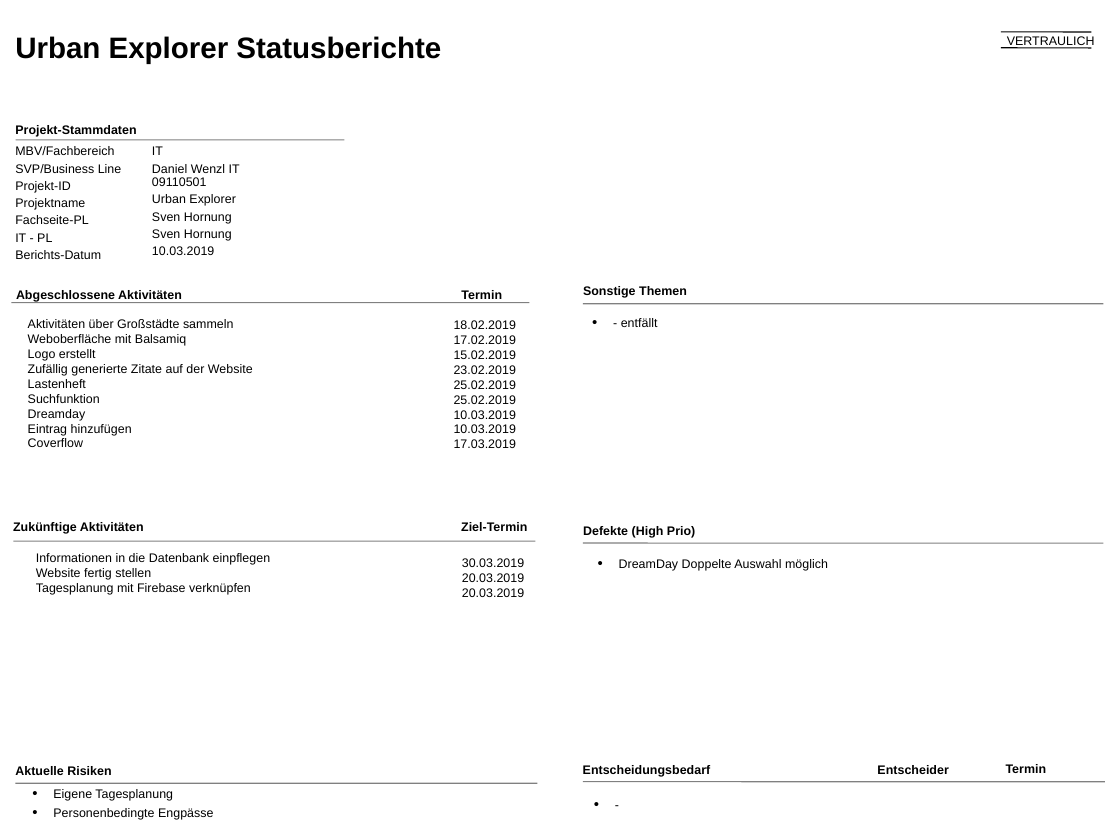
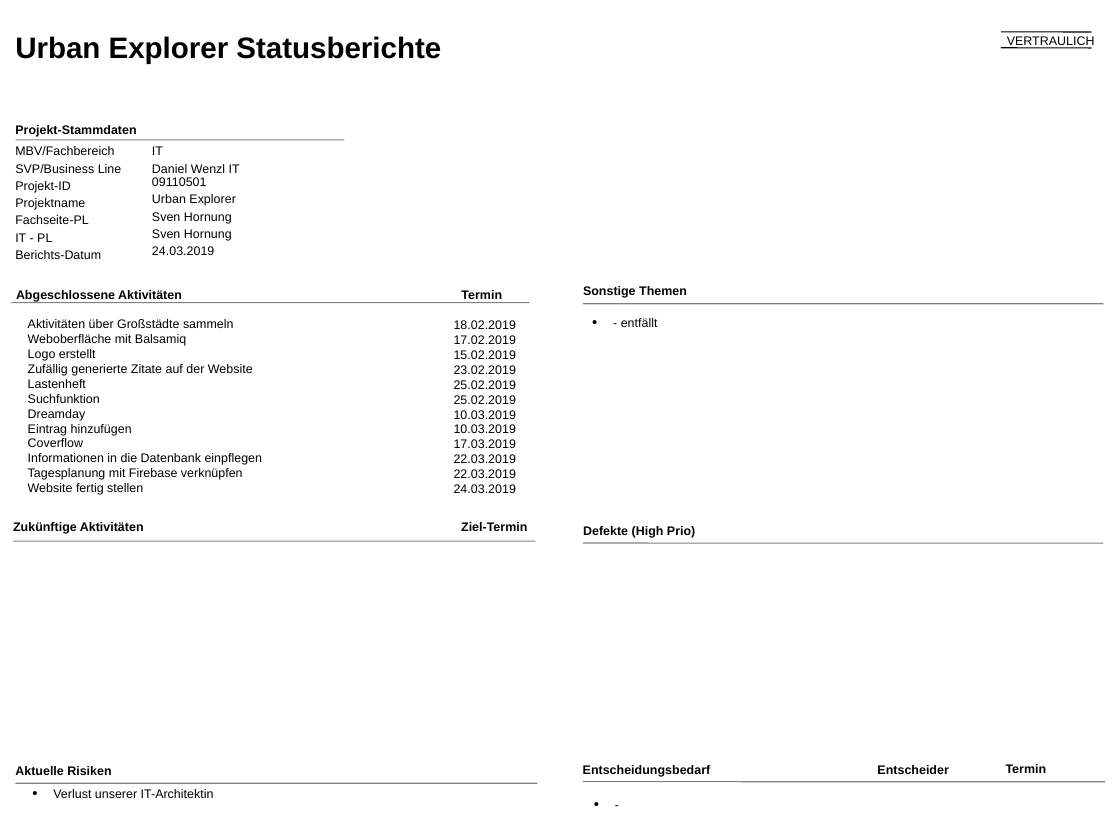
Before and after one commit to MeisterDanDan/Urban-Explorer, a slide deck: slide 1 of 05)Praesentationen/Statusberichte.ppt. Drawn at 1120x840 pixels with LibreOffice and Linux fonts; fonts in the diff are those of the drawing; background and template pictures are left out. Boxes give left, top, right and bottom in pixels: in the first picture for what was removed or moved away, otherwise in the second. Text is boxed around its words. In the diff, an @@ line names an element or a change of style, - is before the commit and + after.

```diff
--- a/05)Praesentationen/Statusberichte.ppt
+++ b/05)Praesentationen/Statusberichte.ppt
@@ text at (x1=152, y1=246, x2=214, y2=255): text changed @@
-10.03.2019
+24.03.2019
@@ text at (x1=28, y1=319, x2=263, y2=495): text changed @@
-Aktivitäten über Großstädte sammeln
-Weboberfläche mit Balsamiq
-Logo erstellt
-Zufällig generierte Zitate auf der Website
-Lastenheft
-Suchfunktion
-Dreamday
-Eintrag hinzufügen
-Coverflow
+Aktivitäten über Großstädte sammeln
+Weboberfläche mit Balsamiq
+Logo erstellt
+Zufällig generierte Zitate auf der Website
+Lastenheft
+Suchfunktion
+Dreamday
+Eintrag hinzufügen
+Coverflow
+Informationen in die Datenbank einpflegen
+Tagesplanung mit Firebase verknüpfen
+Website fertig stellen
@@ text at (x1=454, y1=439, x2=516, y2=493): text changed @@
-17.03.2019
+17.03.2019
+22.03.2019
+22.03.2019
+24.03.2019
@@ text removed at (x1=36, y1=553, x2=271, y2=595) @@
-Informationen in die Datenbank einpflegen
-Website fertig stellen
-Tagesplanung mit Firebase verknüpfen
@@ text removed at (x1=462, y1=558, x2=524, y2=597) @@
-30.03.2019
-20.03.2019
-20.03.2019
@@ text removed at (x1=619, y1=559, x2=828, y2=571) @@
-• DreamDay Doppelte Auswahl möglich
@@ text at (x1=53, y1=789, x2=214, y2=798): text changed @@
-• Eigene Tagesplanung
-• Personenbedingte Engpässe
+• Verlust unserer IT-Architektin
```
Also in this commit, not shown: 2 other files.
